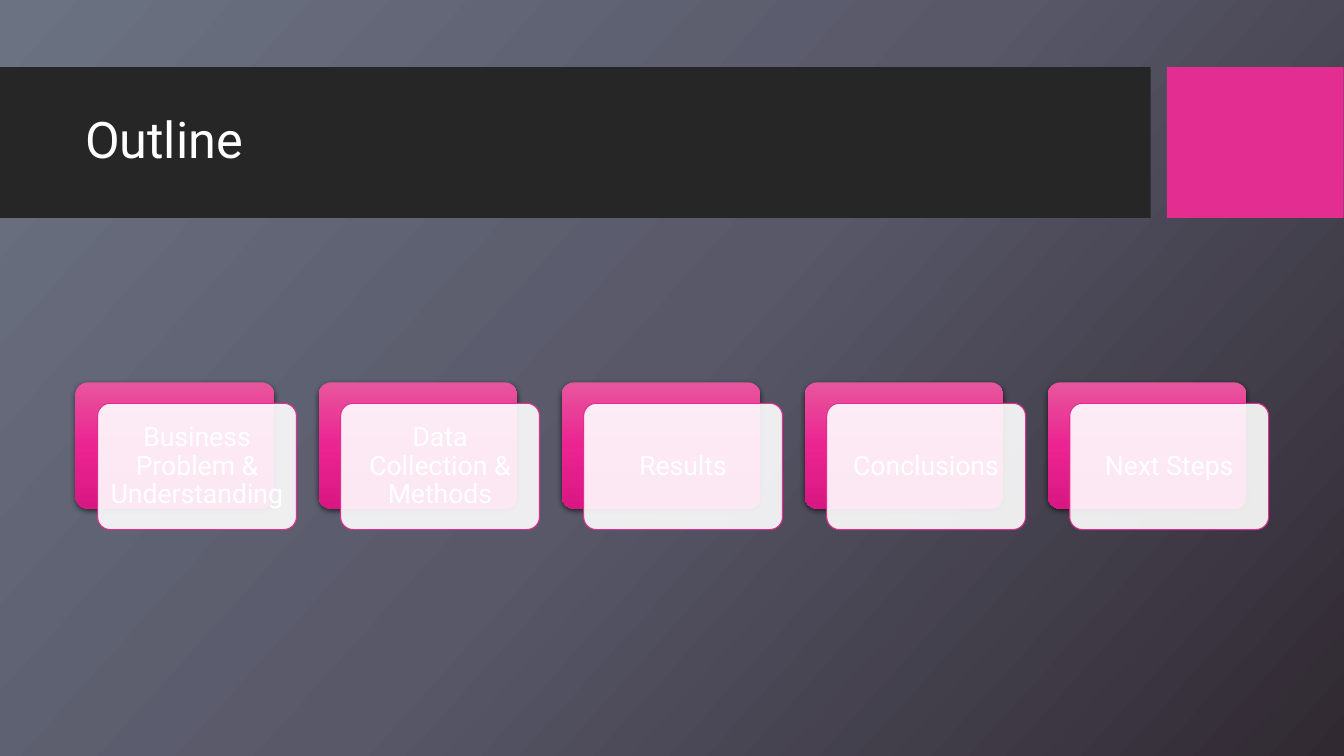
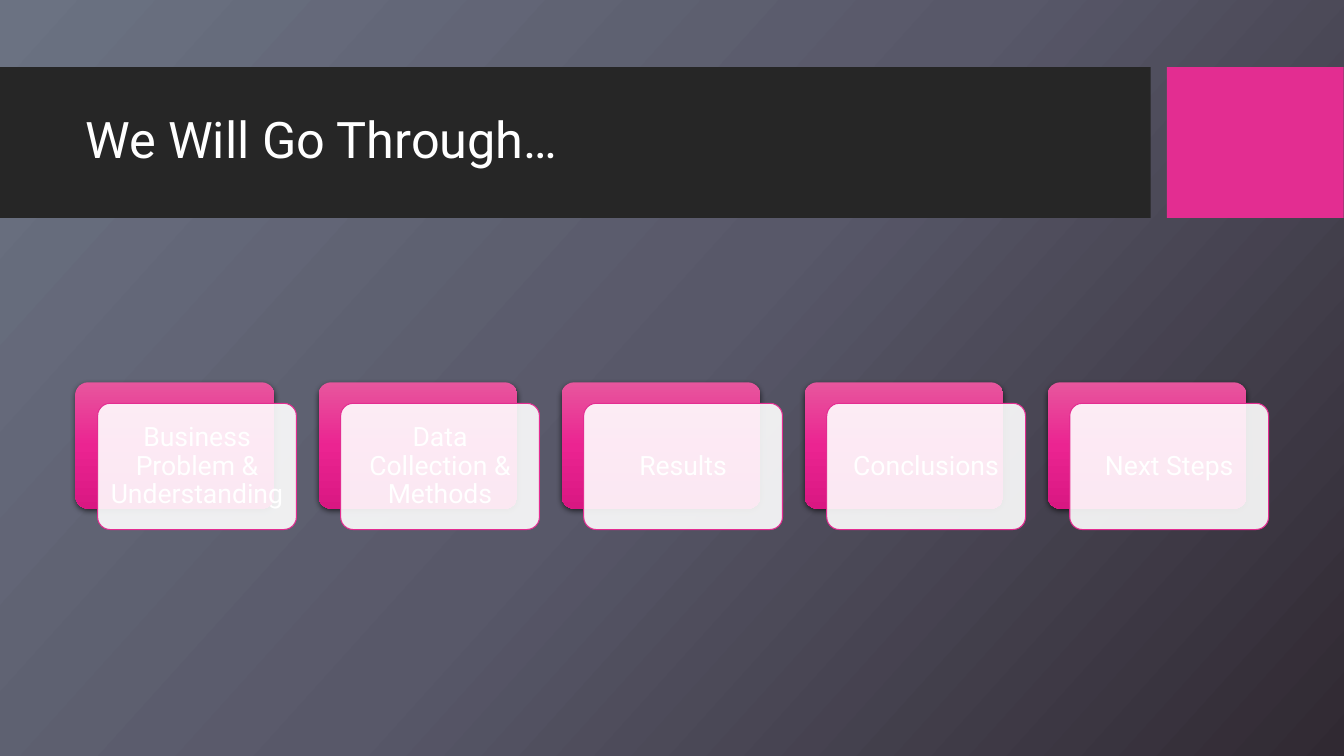
Before and after one commit to aamoeji04/Cuisine_Classification_Capstone, a slide deck: slide 5 of Cuisine_Classification.pptx. Drawn at 1344x756 pixels with LibreOffice and Linux fonts; fonts in the diff are those of the drawing; background and template pictures are left out. Boxes give left, top, right and bottom in pixels: in the first picture for what was removed or moved away, otherwise in the second. Text is boxed around its words. In the diff, an @@ line names an element or a change of style, - is before the commit and + after.

```diff
--- a/Cuisine_Classification.pptx
+++ b/Cuisine_Classification.pptx
@@ title at box(85, 120, 557, 169): text changed @@
-Outline
+We Will Go Through…
```
Also in this commit, not shown: 9 other slides changed, 5 slides added, 2 slides removed.
